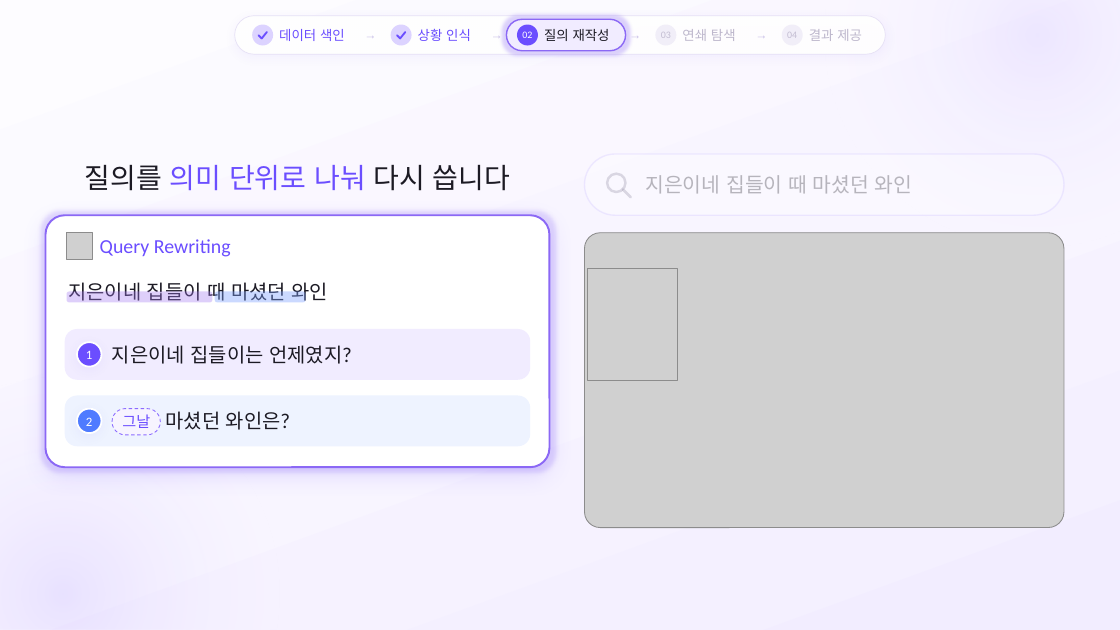
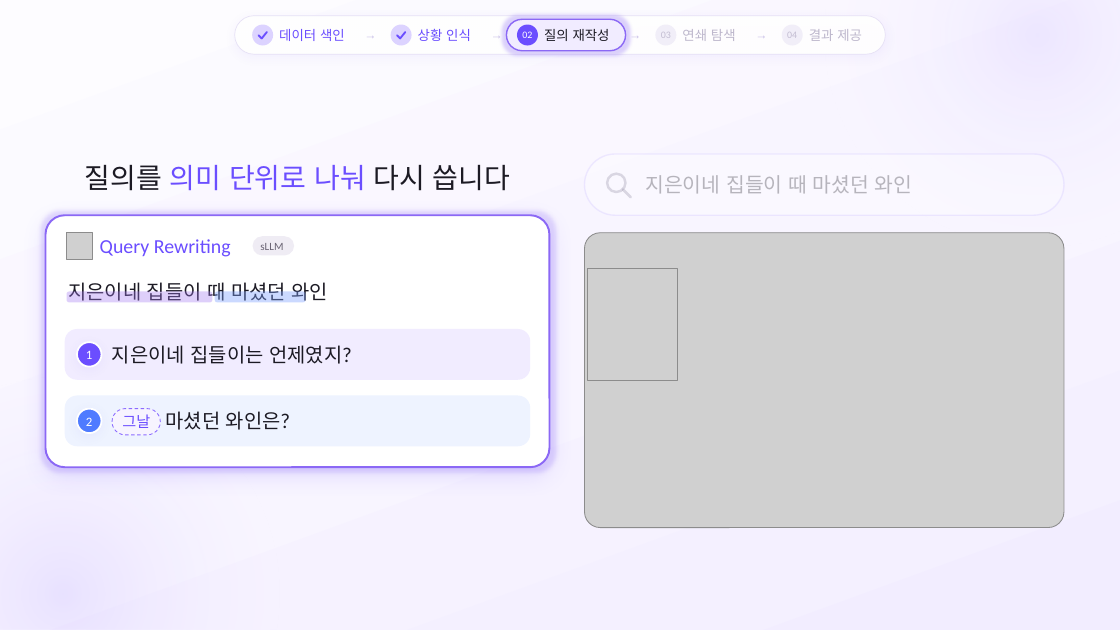
Before and after one commit to gnueaj/t3, a slide deck: slide 13 of weave/결선준비/09_HowItWorks/HowItWorks_Argon_claude.pptx. Drawn at 1120x630 pixels with LibreOffice and Linux fonts; fonts in the diff are those of the drawing; grey boxes stand for pictures. Boxes give left, top, right and bottom in pixels: in the first picture for what was removed or moved away, otherwise in the second. Text is boxed around its words. In the diff, an @@ line names an element or a change of style, - is before the commit and + after.

```diff
--- a/weave/결선준비/09_HowItWorks/HowItWorks_Argon_claude.pptx
+++ b/weave/결선준비/09_HowItWorks/HowItWorks_Argon_claude.pptx
@@ rounded rectangle added at [253, 236, 294, 255], fill #EFECF4 @@
@@ text added at [260, 243, 283, 250], 9.5 pt, text #6A6474 @@
+sLLM
```
Also in this commit, not shown: 2 other slides changed, 7 other files.
